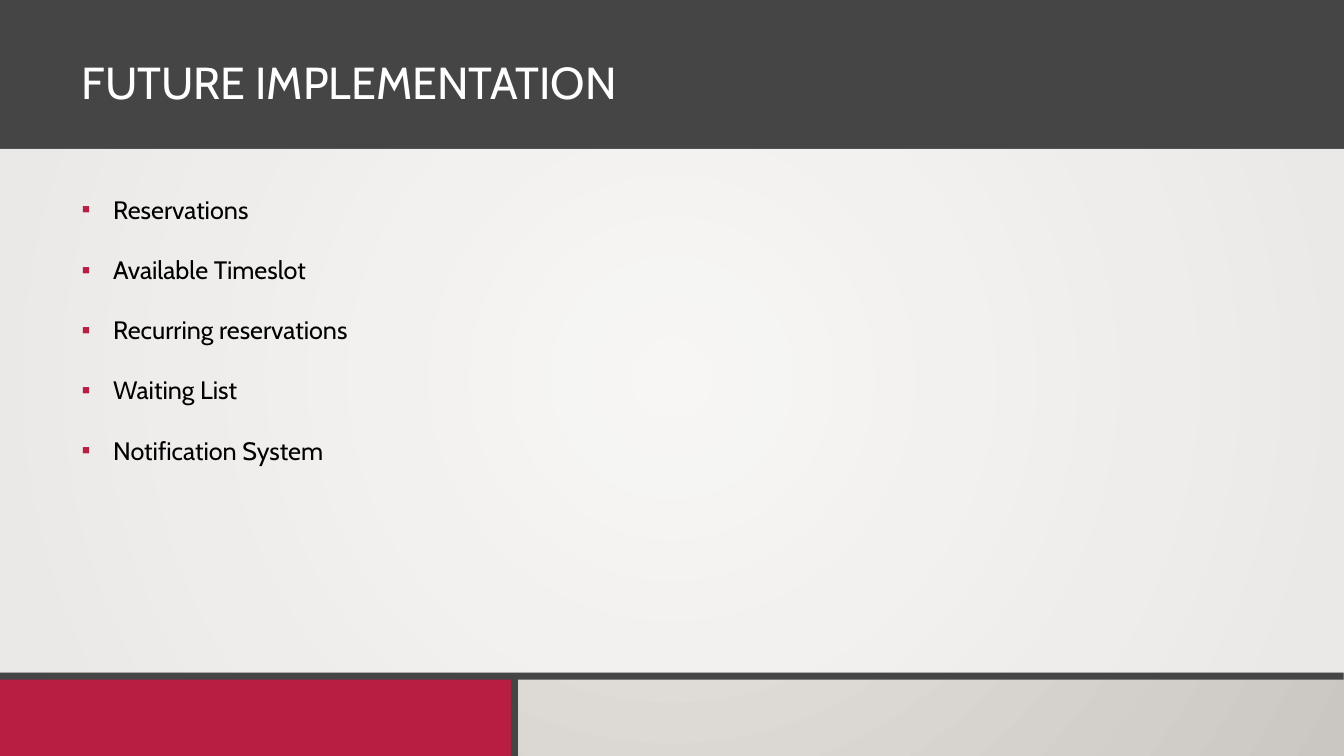
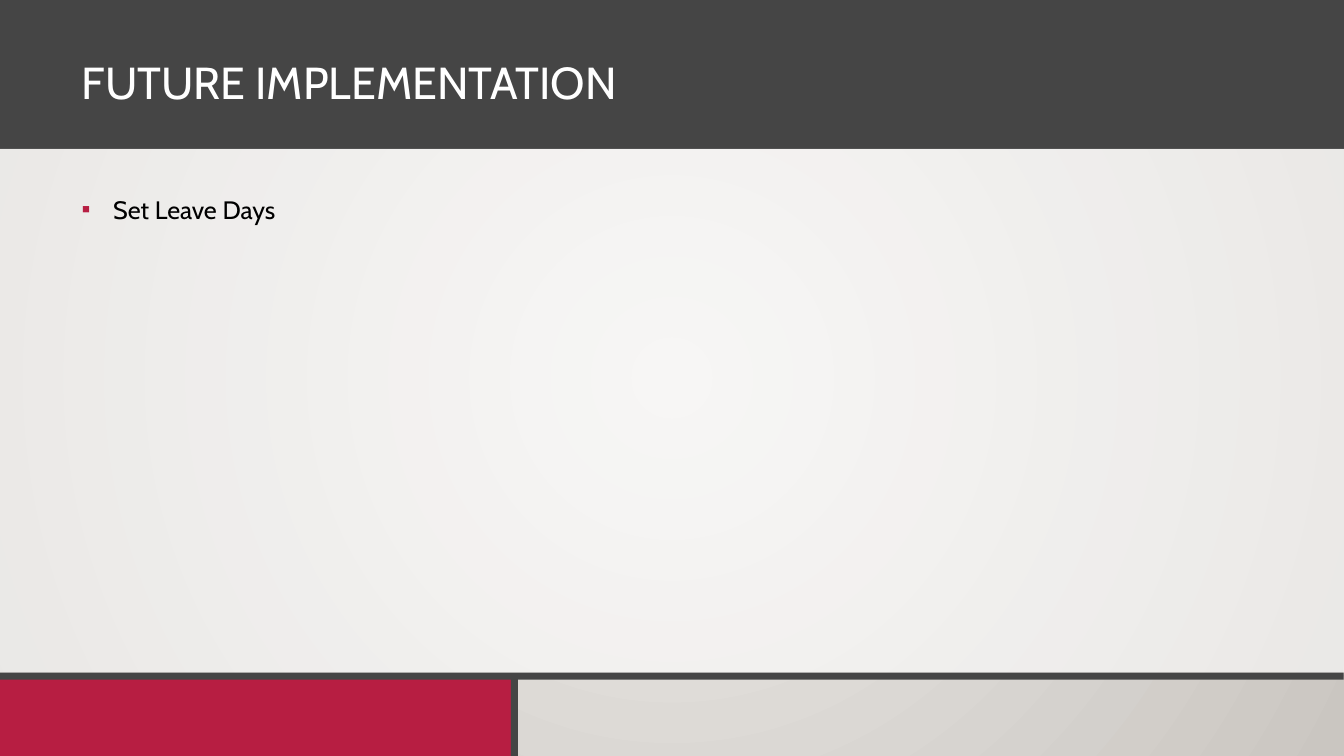
Before and after one commit to LeHoangNhatMinh14/office-reservation-system, a slide deck: slide 3 of documentation/powerpoint/driessen-sprint-c-slides.pptx (slide 5 before the commit). Drawn at 1344x756 pixels with LibreOffice and Linux fonts; fonts in the diff are those of the drawing; background and template pictures are left out. Boxes give left, top, right and bottom in pixels: in the first picture for what was removed or moved away, otherwise in the second. Text is boxed around its words. In the diff, an @@ line names an element or a change of style, - is before the commit and + after.

```diff
--- a/documentation/powerpoint/driessen-sprint-c-slides.pptx
+++ b/documentation/powerpoint/driessen-sprint-c-slides.pptx
@@ text at bbox=[113, 201, 276, 225]: text changed @@
-▪ Reservations
-▪ Available Timeslot
-▪ Recurring reservations
-▪ Waiting List
-▪ Notification System
+▪ Set Leave Days
```
Also in this commit, not shown: 2 slides removed, 2 other files.
